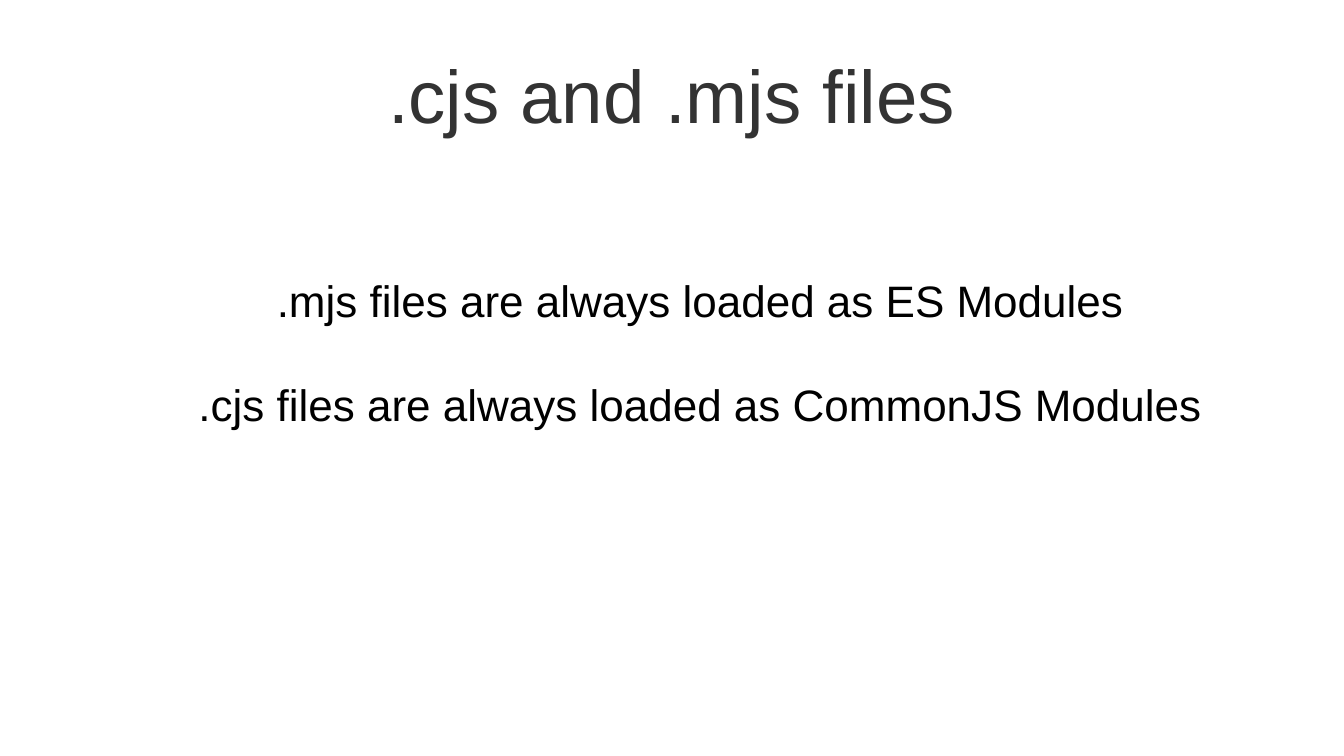
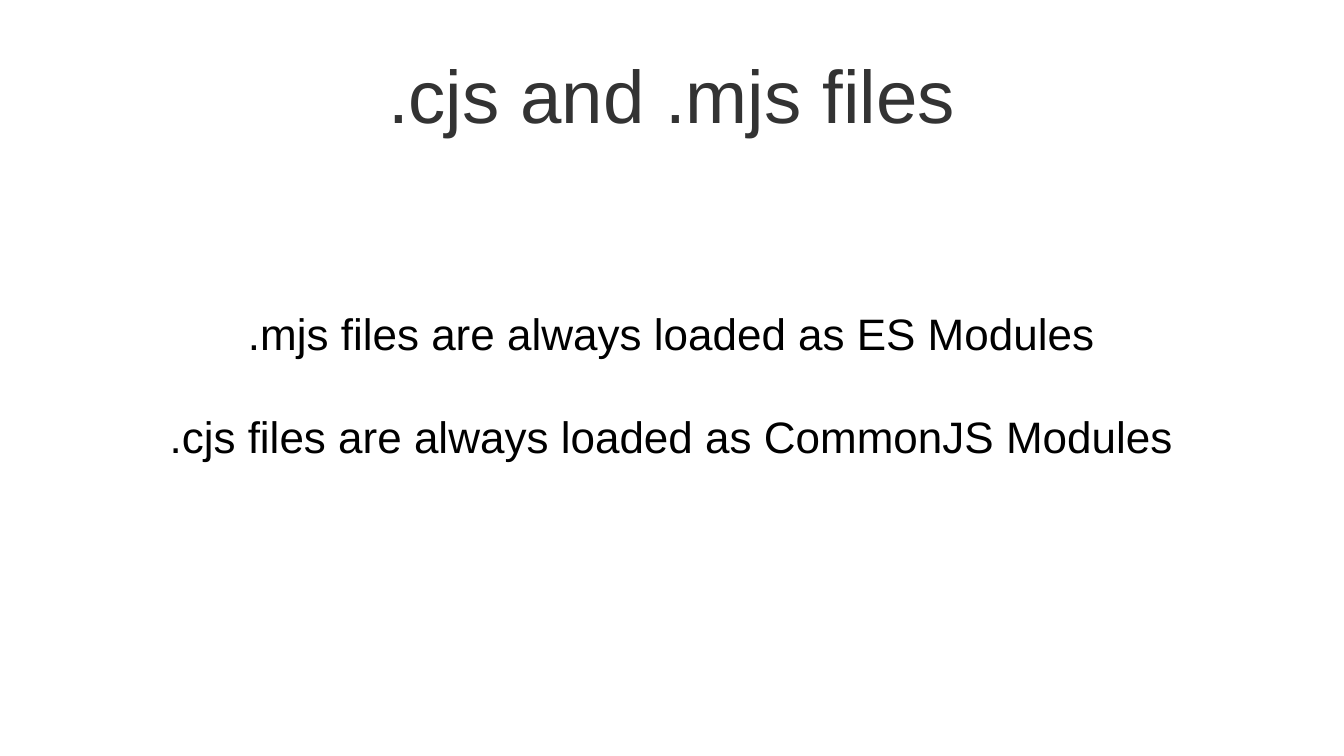
Before and after one commit to gehtmaguad/path-to-es-modules, a slide deck: slide 32 of path_to_esmodules.odp (slide 31 before the commit). Drawn at 1344x756 pixels with LibreOffice and Linux fonts; fonts in the diff are those of the drawing. Boxes give left, top, right and bottom in pixels: in the first picture for what was removed or moved away, otherwise in the second. Text is boxed around its words. In the diff, an @@ line names an element or a change of style, - is before the commit and + after.

```diff
--- a/path_to_esmodules.odp
+++ b/path_to_esmodules.odp
@@ text ".mjs files are always loaded ..." at [170, 318, 1172, 462]: indent changed @@
```
Also in this commit, not shown: 30 other slides changed, 2 slides added, 1 slide removed, 1 other file.
